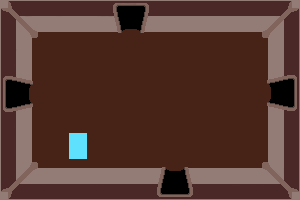
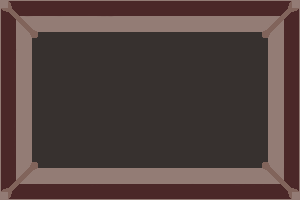
The second 300×200 image is a revision of the first. Changes to its layers:
removed layer "Layer 4" over left=157, top=167, right=193, bottom=197
removed layer "Layer 3" over left=3, top=76, right=33, bottom=112
removed layer "Layer 2" over left=267, top=75, right=297, bottom=111
removed layer "Layer 1" over left=113, top=3, right=149, bottom=33
removed layer "Rectangle 1" over left=69, top=133, right=87, bottom=159
painted on "Floor" over left=31, top=32, right=268, bottom=168
